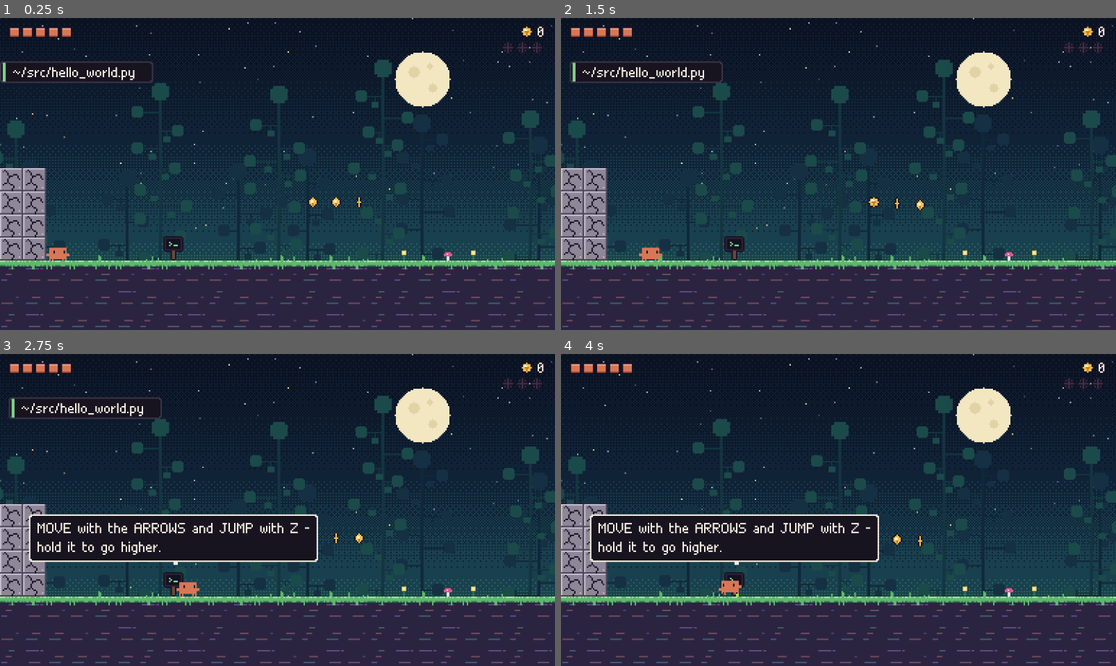
Above: before the commit, frames 1-4 (two rows, left to right).
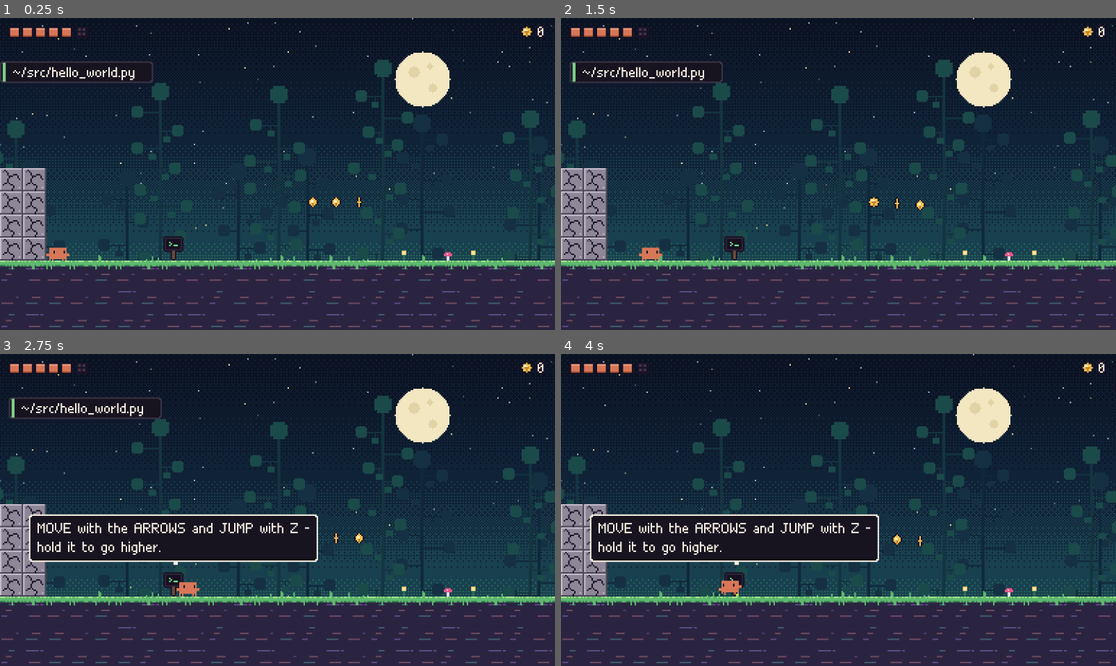
Above: after the commit, the same moments.

Repository: zack-riftwalker/projects
Game: Godot game, scene res://src/main.tscn
The game is run twice, just before and just after one commit, with the same random seed, the same clock (stepped at 60 frames per second) and the same inputs.
Inputs (mouse positions are in pixels of both pictures, inside the frame that each line leads up to):
- Up to frame 1 (0.25 s): no input
- Up to frame 2 (1.5 s): tap Enter (start) at 0.5, 0.8 s; move the mouse to (960, 158) at 0.52 s; hold Right (right) 0.53-1.25 s; tap C (dash) at 0.6 s; click (960, 158) at 0.67 s; tap Z (jump) at 0.77, 1.07 s; drag from (727, 189) to (810, 236) at 1.27 s
- Up to frame 3 (2.75 s): tap Enter (start) at 2 s; move the mouse to (333, 441) at 2.02 s; hold Right (right) from 2.03 s (still down); tap Z (jump) at 2.1 s; tap C (dash) at 2.3 s
- Up to frame 4 (4 s): release Right (right) at 2.75 s; drag from (810, 572) to (672, 463) at 2.77 s; tap Enter (start) at 3.5 s; move the mouse to (1005, 556) at 3.52 s; hold Left (left) from 3.53 s (still down); tap C (dash) at 3.6 s; tap Z (jump) at 3.77, 3.8 s

The runs differ from the first frame. In frame 1, 0.1% of the frame differs, in the area x 14-98%, y 3-12%; in frame 2, 0.1%; in frame 3, 0.1%; in frame 4, 0.1%.

Commit message:
MV2-03: cracked walls and bash, moving platforms, springs, memory fragments
--test=crack PASS (33 tiles, flags set), --test=platform PASS (4 s riding), fragments give +1 max hp per 4; HUD checked.

Co-Authored-By: Claude Sonnet 5.5 <noreply@anthropic.com>
Claude-Session: https://claude.ai/code/session_01VqL5Dg48zrezniSqMMATGM

Diff:
--- a/godot/assets/sprites/index.json
+++ b/godot/assets/sprites/index.json
@@ -370,5 +370,9 @@
  "blink_1_off.png": [
   16,
   16
+ ],
+ "platform_48.png": [
+  48,
+  10
  ]
 }
--- a/godot/src/main.gd
+++ b/godot/src/main.gd
@@ -106,6 +106,7 @@
 			room.ents.append(b)
 			room.entity_root.add_child(b)
 			room.tokens = 7
+			Game.fragments = 2
 		elif Game.scene.begins_with("room:"):         # screenshot helper: stand in a room
 			manager.swap_to(Game.scene.substr(5))
 		elif Game.scene == "map":                      # screenshot helper: the pause map with every room visited
--- a/godot/src/test/run_tests.gd
+++ b/godot/src/test/run_tests.gd
@@ -30,6 +30,8 @@
 		"rooms": return t_rooms()
 		"doors": return t_doors()
 		"save": return t_save()
+		"crack": return t_crack()
+		"platform": return t_platform()
 	return report(name, false, "unknown test")
 
 class Box:
@@ -378,3 +380,71 @@
 	DirAccess.remove_absolute(ProjectSettings.globalize_path("user://test_save.json"))
 	Game.persist = false
 	return report("save", ok, "loaded=%s rested hp=%d token gone=%s tokens=%d at bench=%s died event=%s back on bench full hp=%s deaths=%d" % [loaded, rested_hp, token_gone, Game.tokens, at_bench, died[0], back, Game.deaths])
+
+func t_crack() -> bool:
+	Game.persist = false
+	Game.flags = {}
+	Game.tools.bash = true
+	var m := new_manager()
+	m.swap_to("R07")
+	var room := m.room
+	var p = m.player
+	var before := 0
+	for ty in range(2, 13):
+		for tx in range(37, 40):
+			if room.grid.tile(tx, ty) == TileGrid.CRACK:
+				before += 1
+	p.x = 33.0 * 16.0
+	p.y = floor_y(room, p.x + 5, 9)
+	p.vx = 0.0
+	p.vy = 0.0
+	p.on_ground = true
+	var n := 0
+	for f in range(90):
+		var keys := {"right": true}
+		if f == 2:
+			keys["dash"] = true
+		Controls.script_input = keys
+		m.tick(Game.STEP)
+		n += 1
+	var left := 0
+	var flagged := 0
+	for ty in range(2, 13):
+		for tx in range(37, 40):
+			if room.grid.tile(tx, ty) == TileGrid.CRACK:
+				left += 1
+			if Game.flag("crack:R07:%d:%d" % [tx, ty]):
+				flagged += 1
+	Controls.script_input = null
+	Game.tools.bash = false
+	return report("crack", before == 33 and left == 0 and flagged == 33, "cracked tiles before=%d left after 1.5 s=%d flags=%d" % [before, left, flagged])
+
+func t_platform() -> bool:
+	var room := new_room("R02")
+	var plat = null
+	for pl in room.plats:
+		if pl.ax:
+			plat = pl
+			break
+	if plat == null:
+		return report("platform", false, "R02 has no horizontal platform")
+	var p = room.player
+	step_with(room, {})                 # the platforms jump to their phase on the first step
+	p.x = plat.x + 20.0
+	p.y = plat.y - p.h
+	p.vx = 0.0
+	p.vy = 0.0
+	p.on_ground = true
+	var start_x: float = p.x
+	var worst := 0.0
+	var fell := false
+	for f in range(240):
+		step_with(room, {})
+		var gap := absf((p.y + p.h) - plat.y)
+		worst = maxf(worst, gap)
+		if gap > 3.0 or not p.on_ground:
+			fell = true
+			break
+	var moved := absf(p.x - start_x)
+	Controls.script_input = null
+	return report("platform", not fell and moved > 8.0, "4 s on the platform: max gap %.2f px, moved %.1f px with it, fell=%s" % [worst, moved, fell])
--- a/godot/src/ui/hud.gd
+++ b/godot/src/ui/hud.gd
@@ -36,8 +36,12 @@
 	var tw := PixelText.text_width(tk)
 	Gfx.spr_at(self, "token_0", W - 20 - tw, hud_y - 1)
 	PixelText.draw_text(self, tk, W - 8, hud_y, Game.COL.paper, {"align": "r", "outline": Game.COL.ink})
-	for i in range(3):
-		Gfx.spr_at(self, "sparkSm_%d" % (0 if room.sparks[i] else 2), W - 37 + i * 10, hud_y + 10)
+	# memory fragments: a small square of 4 segments next to the pips
+	var fx_: int = 6 + p.max_hp * 9 + 2
+	draw_rect(Rect2(fx_, hud_y, 8, 8), Color(Game.COL.ink))
+	var filled := Game.fragments % 4
+	for q in range(4):
+		draw_rect(Rect2(fx_ + 1 + (q % 2) * 3, hud_y + 1 + (q / 2) * 3, 2, 2), Color(Game.COL.clawdHi) if q < filled else Color("#3a3346"))
 	# room title tab
 	if age < 3.2:
 		var k := _ease_out(clampf(age / 0.4, 0.0, 1.0)) * (1.0 - _ease_in(clampf((age - 2.7) / 0.5, 0.0, 1.0)))
--- a/godot/src/world/room.gd
+++ b/godot/src/world/room.gd
@@ -615,14 +615,19 @@
 				heal(p, 1)
 				pop(p.x + 5, p.y - 12, "25 tokens: +1", Game.COL.goldHi, true)
 				Audio.sfx("heal")
-		"spark":
-			sparks[it.idx] = true
+		"spark":                            # a memory fragment: 4 of them give +1 max hp
+			Game.fragments += 1
 			ring(it.x, it.y, 2, 30, Game.COL.clawdHi, 0.5)
 			burst(it.x, it.y, 18, [Game.COL.clawd, Game.COL.clawdHi, "#fff3e4"], 130.0, 60.0, {"glow": 1})
-			pop(it.x, it.y - 12, "spark" if it.ghost else "✳ spark found!", "#fff3e4", true)
+			pop(it.x, it.y - 12, "memory chip ✳ %d/4" % ((Game.fragments - 1) % 4 + 1), "#fff3e4", true)
 			stop(0.07)
 			Audio.sfx("spark")
-			p.add_meter(25)
+			if Game.fragments % 4 == 0:
+				Game.max_hp += 1
+				p.max_hp = Game.max_hp
+				p.hp = p.max_hp
+				pop(it.x, it.y - 26, "+1 max hp", Game.COL.okHi, true)
+			Game.write_save()
 			events.append("spark")
 		"coffee":
 			if p.hp < p.max_hp:
@@ -645,6 +650,8 @@
 			var gx := 0 if d.side == "W" else pw - T
 			for ty in range(d.a, d.b + 1):
 				ci.draw_texture_rect_region(gate, Rect2(gx, ty * T, T, T), Rect2(7, 12, 16, 16))
+		for m in plats:
+			ci.draw_texture(Gfx.tex("platform_48"), Vector2(floori(m.x + 0.5), floori(m.y + 0.5) - 1))
 		for c in cps:
 			ci.draw_texture(Gfx.tex("checkpoint_%d" % (1 if c.on else 0)), Vector2(c.x - 8, c.y - 28))
 		for s in signs:
Binary file added: godot/assets/sprites/platform_48.png
Not shown, added: godot/assets/sprites/platform_48.png.import
Not shown, changed: docs/PLAN-metroidvania-phase2.md
Not shown, changed: tools/godot/capture/capture.js
